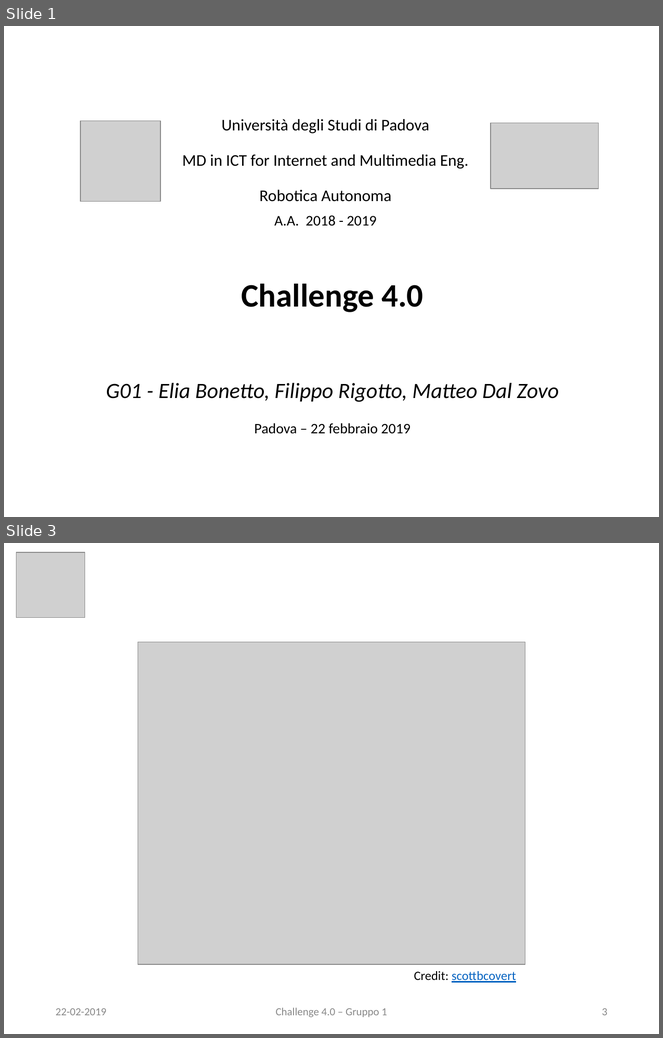
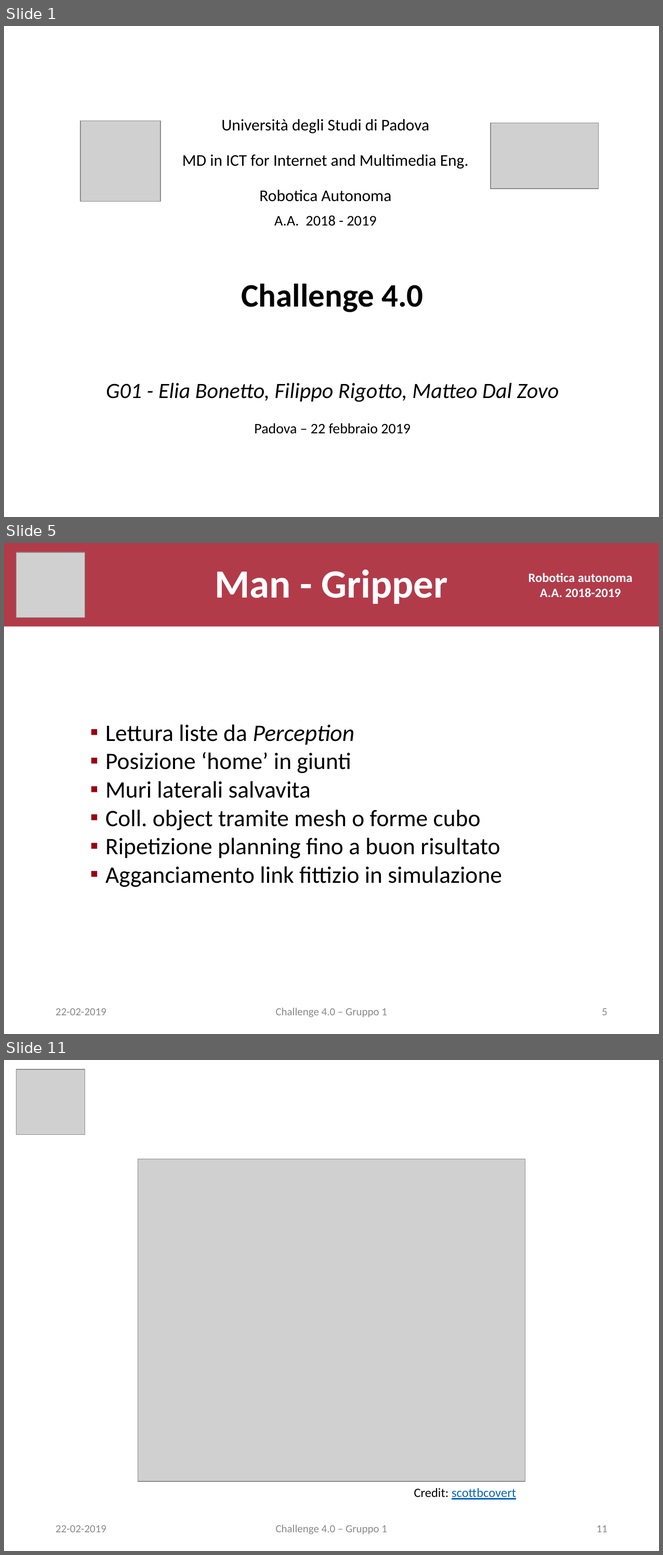
Before and after one commit to eliabntt/Autonomous-Robotics-Cooperation-project, a slide deck: pres.pptx. Shown one above the other, each under a label of ours: slides 1 and 3 before the commit, slides 1, 5 and 11 after it; the slides between them are not shown. The pictures are 663x1038 and 663x1555 pixels, drawn with LibreOffice and Linux fonts; fonts in the diff are those of the drawing; grey boxes stand for pictures. Boxes give left, top, right and bottom in pixels: in the first picture for what was removed or moved away, otherwise in the second. Text is boxed around its words. In the diff, an @@ line names an element or a change of style, - is before the commit and + after.

```diff
--- a/pres.pptx
+++ b/pres.pptx
@@ slide 5 added at (4, 543, 659, 1034), background #FFFFFF @@
@@ title added at (4, 543, 659, 626), fill #9B0014 at 77% opacity, 44 pt, text #FFFFFF, bold @@
+Man - Gripper
@@ picture added at (16, 552, 85, 617) @@
@@ text added at (529, 573, 633, 597), 14 pt, text #FFFFFF, bold @@
+Robotica autonoma
+A.A. 2018-2019
@@ text added at (105, 724, 502, 887), 26 pt, text #000000 @@
+▪ Lettura liste da Perception
+▪ Posizione ‘home’ in giunti
+▪ Muri laterali salvavita
+▪ Coll. object tramite mesh o forme cubo
+▪ Ripetizione planning fino a buon risultato
+▪ Agganciamento link fittizio in simulazione
@@ text added at (55, 1008, 106, 1016), 12 pt, text #888888 @@
+22-02-2019
@@ text added at (276, 1008, 387, 1018), 12 pt, text #888888 @@
+Challenge 4.0 – Gruppo 1
@@ page number added at (602, 1008, 608, 1016), 12 pt, text #888888 @@
+5
@@ what was slide 3 is now slide 11 @@
@@ page number at (597, 1525, 608, 1533): text changed @@
-3
+11
```
Also in this commit, not shown: 1 slide changed, 7 other slides added, 1 other file.
